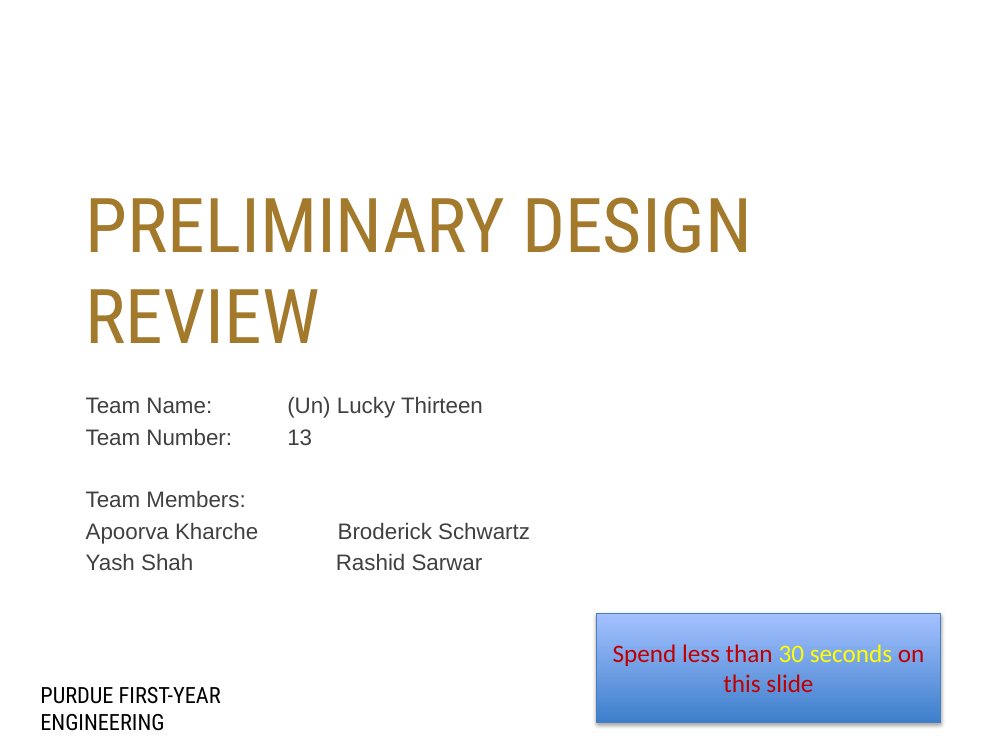
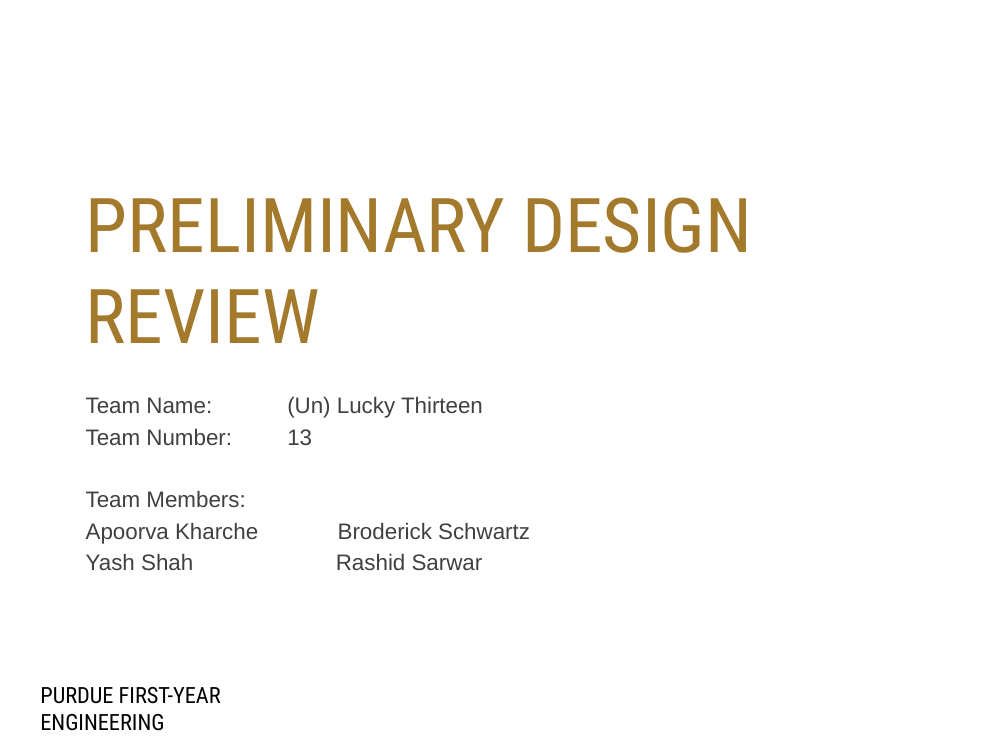
Before and after one commit to apk24/engr132-sp15-38-13, a slide deck: slide 1 of Project Files/PDR_sec038team13.pptx. Drawn at 1008x756 pixels with LibreOffice and Linux fonts; fonts in the diff are those of the drawing; background and template pictures are left out. Boxes give left, top, right and bottom in pixels: in the first picture for what was removed or moved away, otherwise in the second. Text is boxed around its words. In the diff, an @@ line names an element or a change of style, - is before the commit and + after.

```diff
--- a/Project Files/PDR_sec038team13.pptx
+++ b/Project Files/PDR_sec038team13.pptx
@@ rectangle removed at (597, 613, 941, 722) @@
-Spend less than 30 seconds on this slide
```
Also in this commit, not shown: 4 other slides changed, 2 other files.
